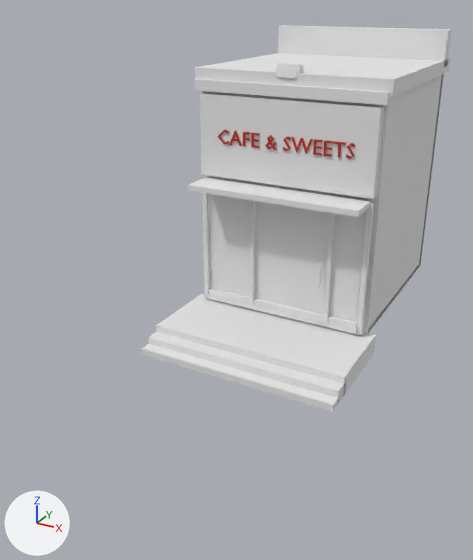
The FBX model Assets/Models/Cafe/Cafe.fbx as it was, and as the next commit left it.
Camera for both pictures: a 50 mm camera at (6.52, -2.39, 7.13) aimed at (0.67, 8.26, 1.81). The lights are fixed; the arrows at lower left show +X, +Y and +Z. The picture after the commit comes second. Where no turn or scale is listed for an object, it has been applied to the vertices. Vertices at exactly the same position are counted once.

Objects in the first picture: 'SA2_Cafe_Mesh', 'SA2_Text_Cafe'.
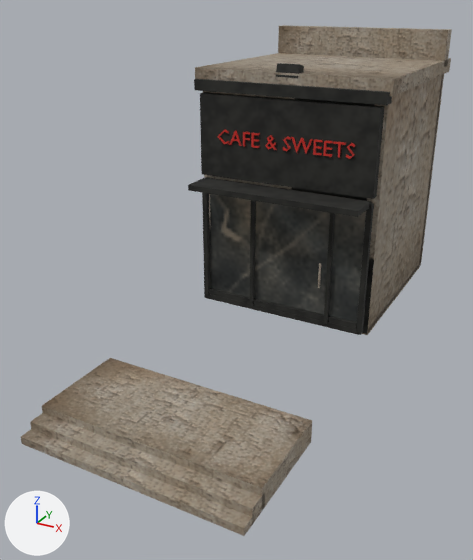
Where the newer file only moved an object's origin or applied its transform, the numbers keep the older frame.

What the commit changed:
Picture 'Stores_diffuse.png' (img_stores_diffuse_png) is new.
In material 'Stores_Cafe' (mat_stores_cafe), base_color is no longer (0.8, 0.8, 0.8), white #e7e7e7.
In material 'Stores_Cafe' (mat_stores_cafe), texture is now set to img_stores_diffuse_png, with its transparency.
me_sa2_cafe_storesatlasmesh is used by ob_sa2_cafe_mesh; location (1.0, 12.0, 0.0).
me_sa2_cafe_storesatlasmesh had 184 vertices, 138 faces and spanned x -2.17..2.17, y -4.6..2.33, z 0.0..6.35.
me_sa2_cafe_storesatlasmesh now has 160 vertices, 120 faces and spans x -2.1..2.1, y -3.06..2.33, z 0.41..6.35.
me_sa2_cafe_storesatlasmesh part 1: the loose piece of 8 vertices spanning x -2.17..2.17, y -4.05..-2.15, z 0.0..0.45 is deleted.
me_sa2_cafe_storesatlasmesh part 2: the loose piece of 8 vertices spanning x -2.17..2.17, y -4.35..-3.95, z 0.0..0.3 is deleted.
me_sa2_cafe_storesatlasmesh part 3: the loose piece of 8 vertices spanning x -2.17..2.17, y -4.6..-4.3, z 0.0..0.15 is deleted.
Mesh me_sa2_cafe_storesatlasmesh_001 is new.
It consists of a box spanning x -2.18..2.18, y -4.05..-2.15, z 0.0..0.45; a box spanning x -2.18..2.18, y -4.35..-3.95, z 0.0..0.3; a box spanning x -2.18..2.18, y -4.6..-4.3, z 0.0..0.15.
It uses material mat_stores_cafe (picture img_stores_diffuse_png).
Object 'SA2_Cafe_Mesh.001' (ob_sa2_cafe_mesh_001) is new; it shows me_sa2_cafe_storesatlasmesh_001.
Its location is (1.0, 8.52, 0.0).

Where the change shows, as pixel boxes (x1, y1, x2, y2) in the pictures (473 x 560 px):
'SA2_Cafe_Mesh', surface changed, reshaped (darker, 15% narrower, 20% shorter)
    before: (142, 25, 452, 412)
    after: (188, 25, 452, 335)
'SA2_Cafe_Mesh.001', added (brown)
    after: (21, 358, 312, 536)
part 1 of me_sa2_cafe_storesatlasmesh, deleted
    before: (156, 294, 376, 396)
part 2 of me_sa2_cafe_storesatlasmesh, deleted
    before: (148, 332, 346, 404)
part 3 of me_sa2_cafe_storesatlasmesh, deleted
    before: (142, 344, 339, 412)
